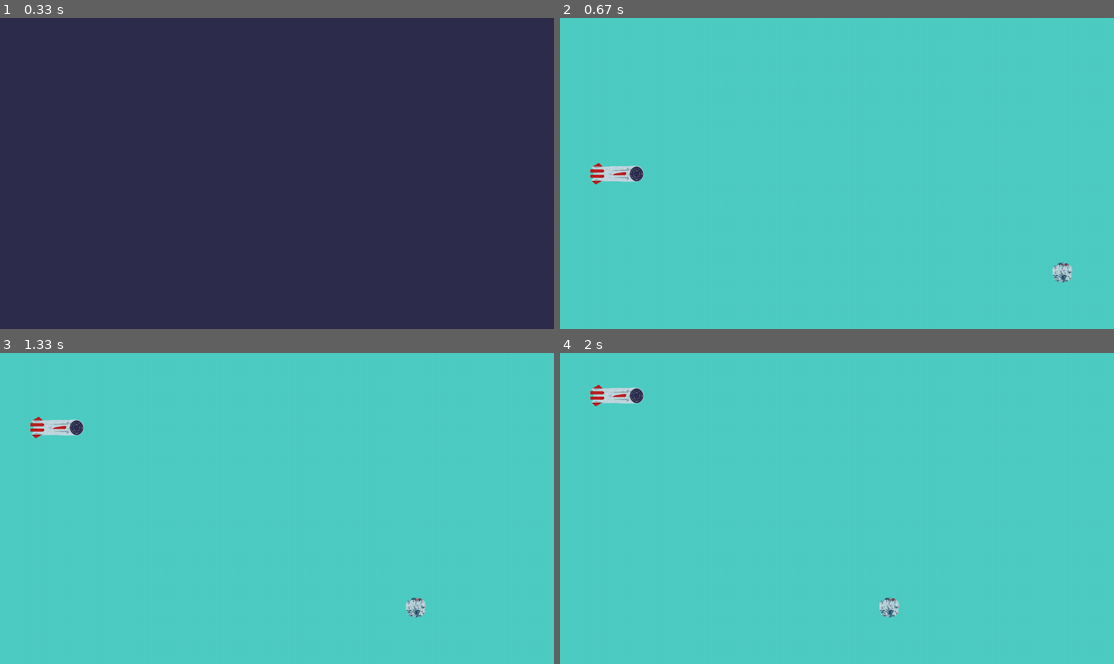
Above: before the commit, frames 1-4 (two rows, left to right).
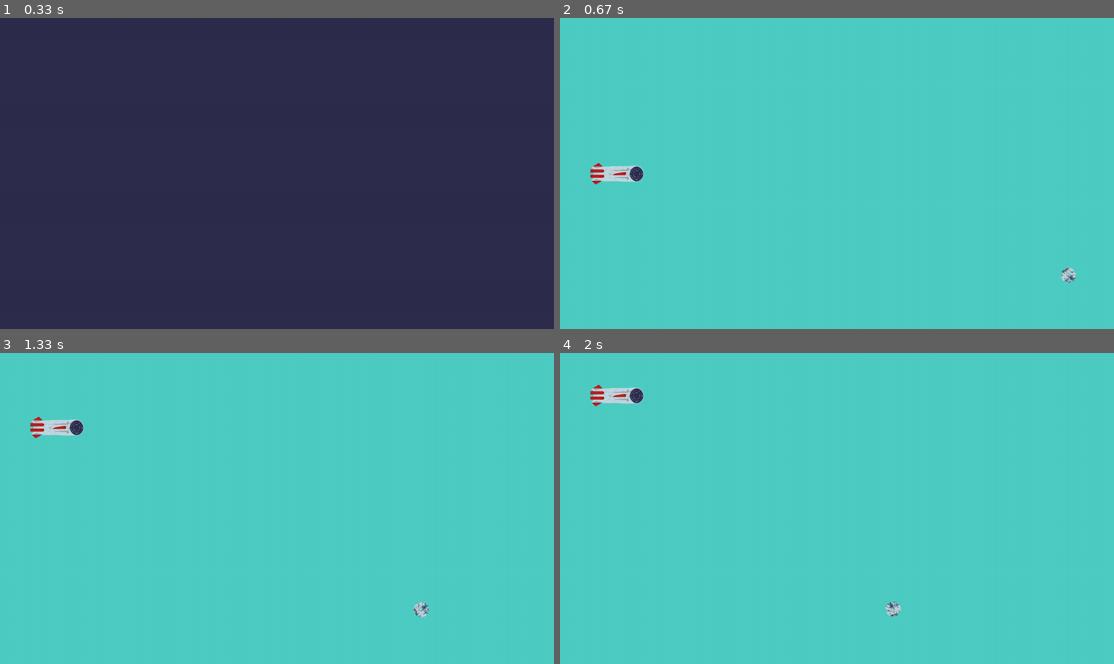
Above: after the commit, the same moments.

Repository: AdrianFSN/proyecto-final-pygame-quest
Game: pygame game, started from main.py
Same seed, same stepped clock (60 frames per second), same inputs: the game is played once before the commit and once after it.
Inputs:
- Up to frame 1 (0.33 s): no input
- Up to frame 2 (0.67 s): tap Space at 0.33 s
- Up to frame 3 (1.33 s): hold Up 0.67-1.13 s; hold Down from 1.17 s (still down)
- Up to frame 4 (2 s): release Down at 1.47 s; hold Up 1.5-1.87 s; hold Down from 1.9 s (still down)

Frame 1 is identical in both runs. In frame 2, 0.2% of the frame differs, in the area x 88-94%, y 78-86%; in frame 3, 0.2%; in frame 4, 0.2%.

Commit message:
feat: las instancias Meteorite avanzan y rotan

Diff:
--- a/glumtar/entities.py
+++ b/glumtar/entities.py
@@ -52,9 +52,11 @@
 
 class Meteorite(pygame.sprite.Sprite):
     SPEED = 5
-    SIZE_MODIFIER = 3
+    SIZE_MODIFIER = 5
+    SIZE_CONTROLLER = random.randint(1, SIZE_MODIFIER - 1)
     METEORITE_IMG = ['meteorite0_0.png',
                      'meteorite1_0.png', 'meteorite2_0.png']
+    ROTATION_SPEED = 2
 
     def __init__(self, posX=WIDTH):
         super().__init__()
@@ -64,9 +66,12 @@
         for image in self.METEORITE_IMG:
             img_route = os.path.join(
                 'glumtar', 'resources', 'images', f'meteorite{index}_0.png')
+
         self.image = pygame.image.load(img_route)
-        self.image_n_width = self.image.get_width()/self.SIZE_MODIFIER
-        self.image_n_height = self.image.get_height()/self.SIZE_MODIFIER
+        self.image_n_width = self.image.get_width(
+        )/(self.SIZE_MODIFIER - self.SIZE_CONTROLLER)
+        self.image_n_height = self.image.get_height(
+        )/(self.SIZE_MODIFIER - self.SIZE_CONTROLLER)
 
         self.img_new_size = pygame.transform.scale(
             self.image, (self.image_n_width, self.image_n_height))
@@ -74,8 +79,16 @@
         self.rect = self.img_new_size.get_rect(
             midright=(self.positionX, self.positionY))
 
+        self.rotating_meteorite = self.img_new_size
+        self.rotation_angle = 0
+
     def update(self):
         self.rect.x -= self.SPEED
         if self.rect.right < 0:
             self.SPEED = 0
             return True, print("El mono ha salido")
+
+        if self.rect.right > 0:
+            self.rotation_angle += self.ROTATION_SPEED
+            self.rotating_meteorite = pygame.transform.rotate(
+                self.img_new_size, self.rotation_angle)
--- a/glumtar/scenes.py
+++ b/glumtar/scenes.py
@@ -53,7 +53,8 @@
             self.player.update()
             self.screen.blit(self.player.img_new_size, self.player.rect)
             self.meteorite.update()
-            self.screen.blit(self.meteorite.img_new_size, self.meteorite.rect)
+            self.screen.blit(self.meteorite.rotating_meteorite,
+                             self.meteorite.rect)
 
             pygame.display.flip()
 
